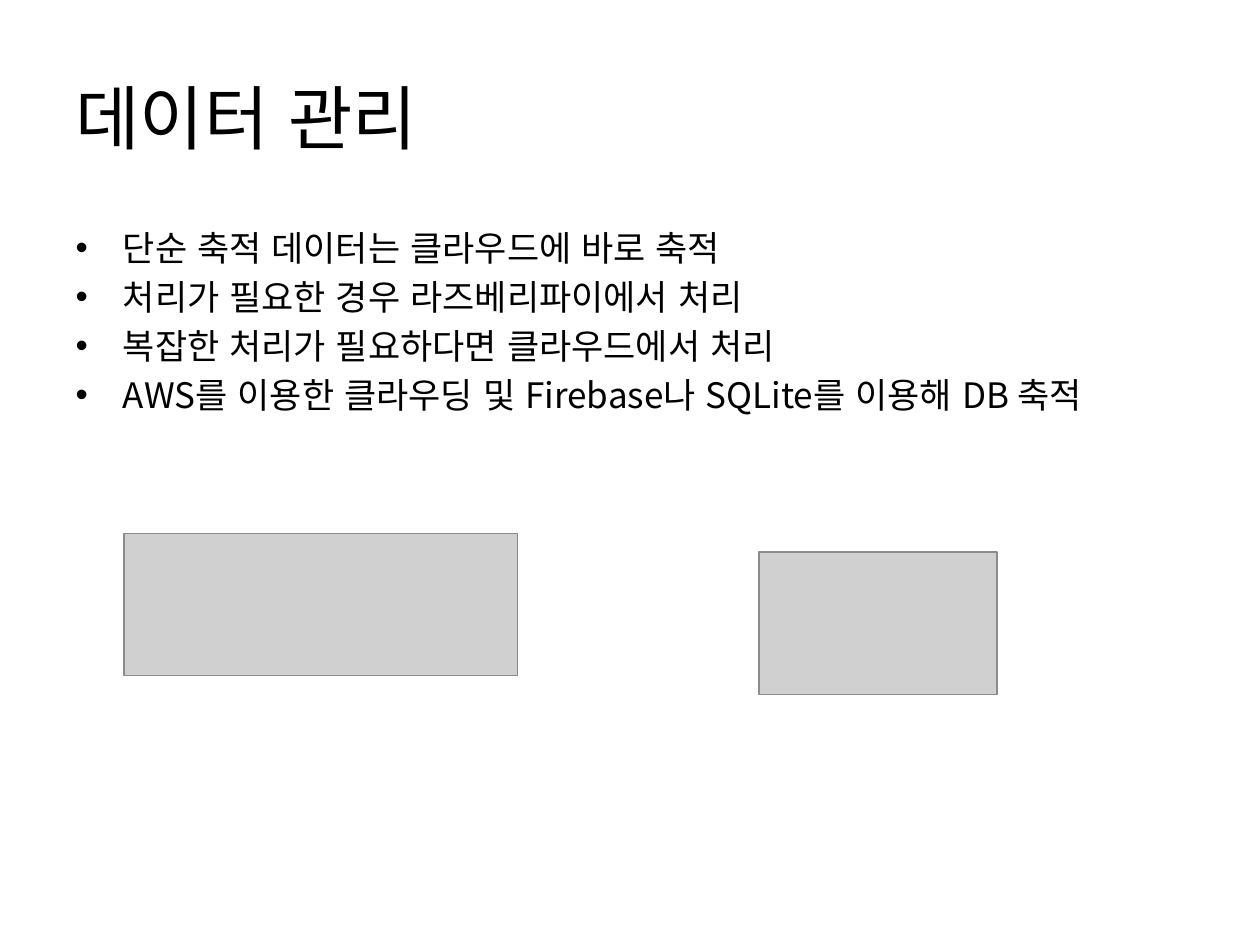
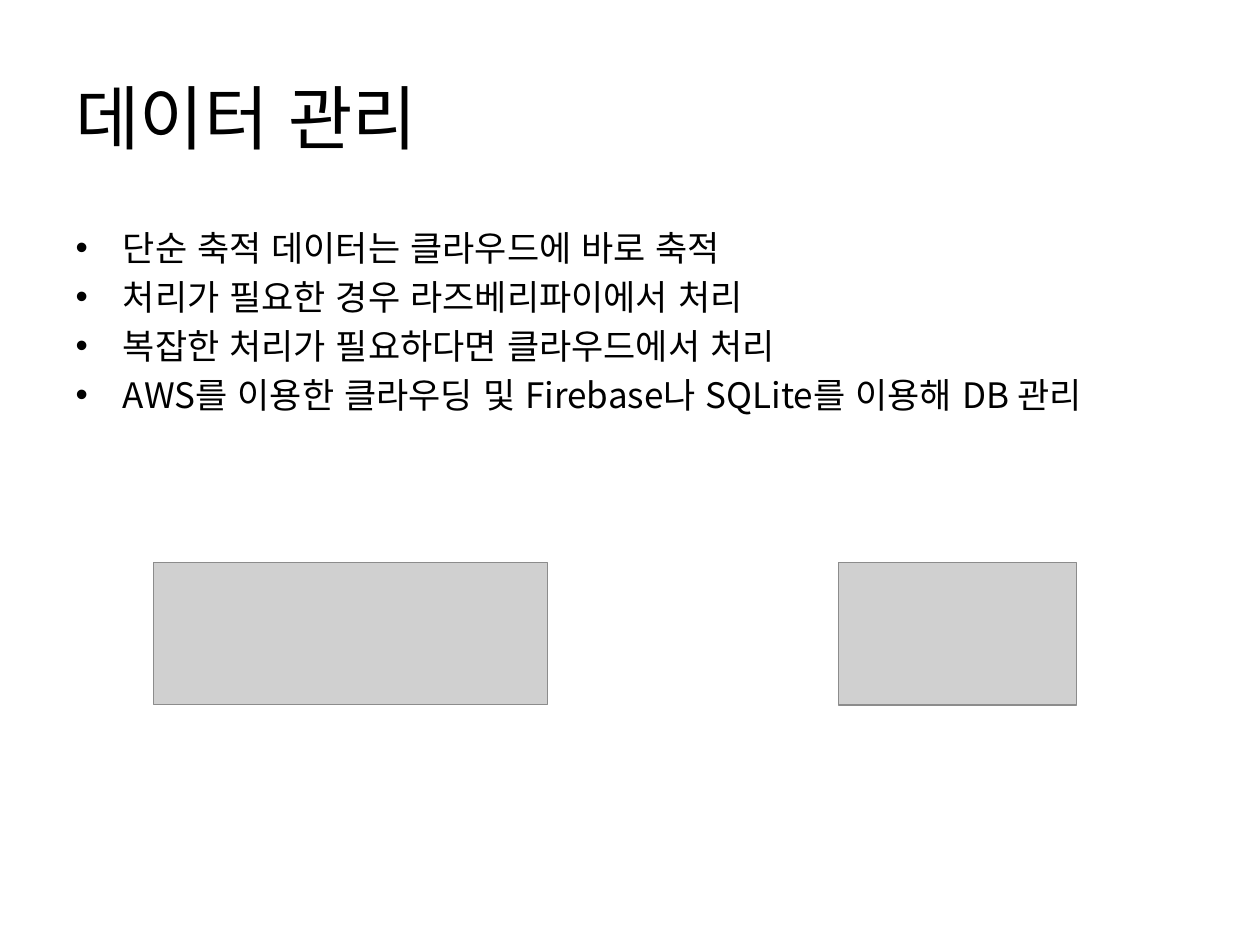
Before and after one commit to headring/Sleeptionary, a slide deck: slide 4 of Sleeping analysis 2주차.pptx. Drawn at 1260x945 pixels with LibreOffice and Linux fonts; fonts in the diff are those of the drawing; grey boxes stand for pictures. Boxes give left, top, right and bottom in pixels: in the first picture for what was removed or moved away, otherwise in the second. Text is boxed around its words. In the diff, an @@ line names an element or a change of style, - is before the commit and + after.

```diff
--- a/Sleeping analysis 2주차.pptx
+++ b/Sleeping analysis 2주차.pptx
@@ text at <box>123,379,1081,415</box>: text changed @@
-• AWS를 이용한 클라우딩 및 Firebase나 SQLite를 이용해 DB 축적
+• AWS를 이용한 클라우딩 및 Firebase나 SQLite를 이용해 DB 관리
@@ picture: place and size @@
-picture at <box>123,534,517,675</box>
+picture at <box>154,562,547,703</box>
@@ picture: place and size @@
-picture at <box>759,552,997,694</box>
+picture at <box>838,562,1076,704</box>
```
Also in this commit, not shown: 2 other files.
